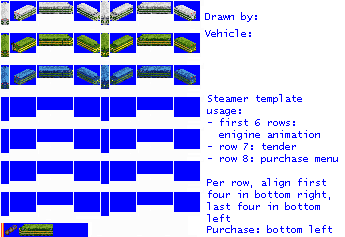
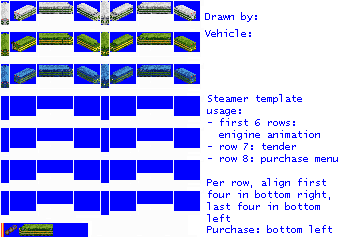
Two versions of the same layered image (345px x 237px). Layer-by-layer changes:
painted on "empty.png" over (x1=1, y1=32, x2=200, y2=222)
